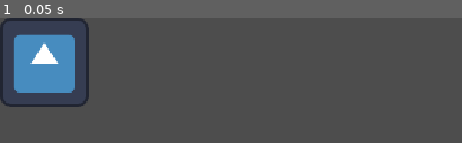
Above: before the commit, frame 1.
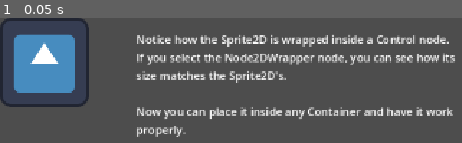
Above: after the commit, the same moment.

Repository: Dodoveloper/godot-reusable-ui-components
Game: Godot game, scene res://demos/node_2d_wrapper_demo/node_2d_wrapper_demo.tscn
Two runs of this game, one before a commit and one after it. Both use one fixed random seed, a clock stepped at 60 frames per second and the inputs below. The project has no main scene, so this scene is started directly. The engine's default icon, where the game draws it, is replaced by a stand-in: a white triangle on a blue panel in a dark square.
Inputs:
- Up to frame 1 (0.05 s): no input

The runs differ from the first frame. In frame 1, 10% of the frame differs, in the area x 29-99%, y 13-96%.

Commit message:
feat: add ScaleWrapper node and demo

Diff:
--- a/demos/node_2d_wrapper_demo/node_2d_wrapper_demo.tscn
+++ b/demos/node_2d_wrapper_demo/node_2d_wrapper_demo.tscn
@@ -3,13 +3,35 @@
 [ext_resource type="Script" uid="uid://c4eqaankpfqb1" path="res://addons/reusable-ui-components/node_2d_wrapper/node_2d_wrapper.gd" id="1_ilbs7"]
 [ext_resource type="Texture2D" uid="uid://dkqywxhopyj7x" path="res://icon.svg" id="2_yyu40"]
 
-[node name="Node2dWrapperDemo" type="CenterContainer" unique_id=1037551366 node_paths=PackedStringArray("_target_node")]
+[node name="Node2dWrapperDemo" type="Control" unique_id=1269344325]
+layout_mode = 3
+anchors_preset = 15
+anchor_right = 1.0
+anchor_bottom = 1.0
+grow_horizontal = 2
+grow_vertical = 2
+
+[node name="Node2dWrapper" type="CenterContainer" parent="." unique_id=1037551366 node_paths=PackedStringArray("_target_node")]
 custom_minimum_size = Vector2(128, 128)
+layout_mode = 0
 offset_right = 128.0
 offset_bottom = 128.0
 script = ExtResource("1_ilbs7")
 _target_node = NodePath("Sprite2D")
 
-[node name="Sprite2D" type="Sprite2D" parent="." unique_id=506948840]
+[node name="Sprite2D" type="Sprite2D" parent="Node2dWrapper" unique_id=506948840]
 position = Vector2(64, 64)
 texture = ExtResource("2_yyu40")
+
+[node name="Label" type="Label" parent="." unique_id=1934045478]
+layout_mode = 0
+offset_left = 196.0
+offset_top = 19.0
+offset_right = 236.0
+offset_bottom = 42.0
+text = "Notice how the Sprite2D is wrapped inside a Control node.
+If you select the Node2DWrapper node, you can see how its
+size matches the Sprite2D's.
+
+Now you can place it inside any Container and have it work
+properly."
--- /dev/null
+++ b/demos/scale_wrapper_demo/scale_wrapper_demo.tscn
@@ -0,0 +1,68 @@
+[gd_scene format=3 uid="uid://cw3jmyqhplyla"]
+
+[ext_resource type="PackedScene" uid="uid://c5o7xuwx7yh8m" path="res://addons/reusable-ui-components/scale_wrapper/scale_wrapper.tscn" id="1_4nuj1"]
+
+[node name="ScaleWrapperDemo" type="Control" unique_id=1529090751]
+layout_mode = 3
+anchors_preset = 15
+anchor_right = 1.0
+anchor_bottom = 1.0
+grow_horizontal = 2
+grow_vertical = 2
+
+[node name="VBoxContainer" type="VBoxContainer" parent="." unique_id=754793530]
+layout_mode = 1
+anchors_preset = 8
+anchor_left = 0.5
+anchor_top = 0.5
+anchor_right = 0.5
+anchor_bottom = 0.5
+offset_left = -100.0
+offset_top = -20.0
+offset_right = 100.0
+offset_bottom = 20.0
+grow_horizontal = 2
+grow_vertical = 2
+
+[node name="ScaleWrapper0" parent="VBoxContainer" unique_id=778595757 instance=ExtResource("1_4nuj1")]
+custom_minimum_size = Vector2(124, 62)
+layout_mode = 2
+size_flags_horizontal = 4
+
+[node name="Button" type="Button" parent="VBoxContainer/ScaleWrapper0" unique_id=1895327620]
+layout_mode = 1
+offset_right = 62.0
+offset_bottom = 31.0
+scale = Vector2(2, 2)
+text = "Button"
+
+[node name="ScaleWrapper1" parent="VBoxContainer" unique_id=129482313 instance=ExtResource("1_4nuj1")]
+custom_minimum_size = Vector2(600, 81)
+layout_mode = 2
+
+[node name="ProgressBar" type="ProgressBar" parent="VBoxContainer/ScaleWrapper1" unique_id=1547552919]
+custom_minimum_size = Vector2(200, 0)
+layout_mode = 0
+offset_right = 4.0
+offset_bottom = 27.0
+scale = Vector2(3, 3)
+
+[node name="ScaleWrapper2" parent="VBoxContainer" unique_id=1355398802 instance=ExtResource("1_4nuj1")]
+custom_minimum_size = Vector2(388, 62)
+layout_mode = 2
+size_flags_horizontal = 4
+
+[node name="HBoxContainer" type="HBoxContainer" parent="VBoxContainer/ScaleWrapper2" unique_id=722757467]
+layout_mode = 1
+offset_right = 194.0
+offset_bottom = 31.0
+scale = Vector2(2, 2)
+alignment = 1
+
+[node name="CheckButton" type="CheckButton" parent="VBoxContainer/ScaleWrapper2/HBoxContainer" unique_id=1078096735]
+layout_mode = 2
+text = "CheckButton"
+
+[node name="Label" type="Label" parent="VBoxContainer/ScaleWrapper2/HBoxContainer" unique_id=556691398]
+layout_mode = 2
+text = "Label"
Not shown, added: addons/reusable-ui-components/scale_wrapper/scale_wrapper.gd
Not shown, added: addons/reusable-ui-components/scale_wrapper/scale_wrapper.gd.uid
Not shown, added: addons/reusable-ui-components/scale_wrapper/scale_wrapper.tscn
